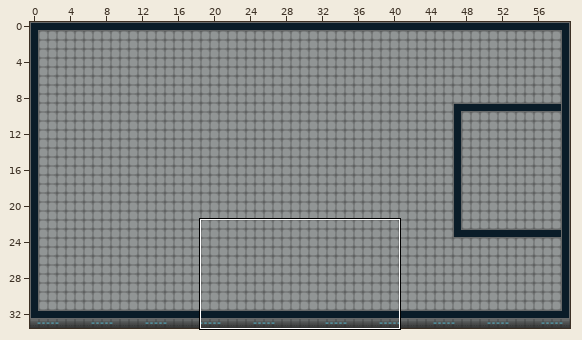
A Tiled map gets an edit: Map/Test/Test.tmx. The picture above shows the old version from afar; the outline marks the close-up.
Close-up. As it was:
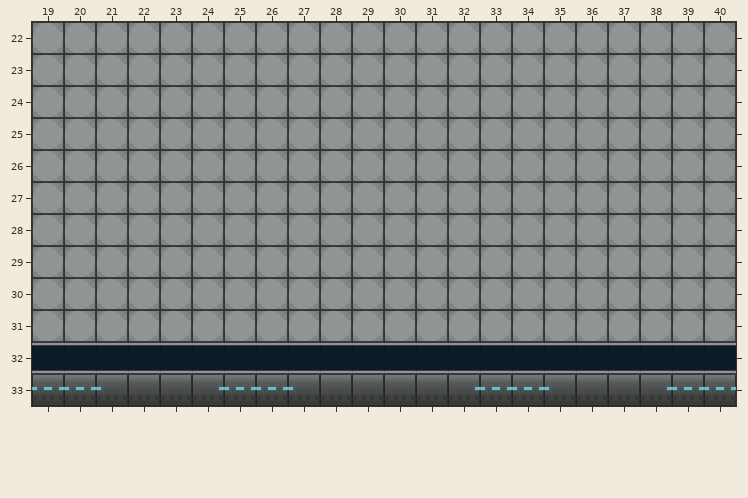
Cells are 32x32 px. Shown: x 19..40, y 22..33. The commit also changed other parts of the map, which this record leaves out.
Once edited:
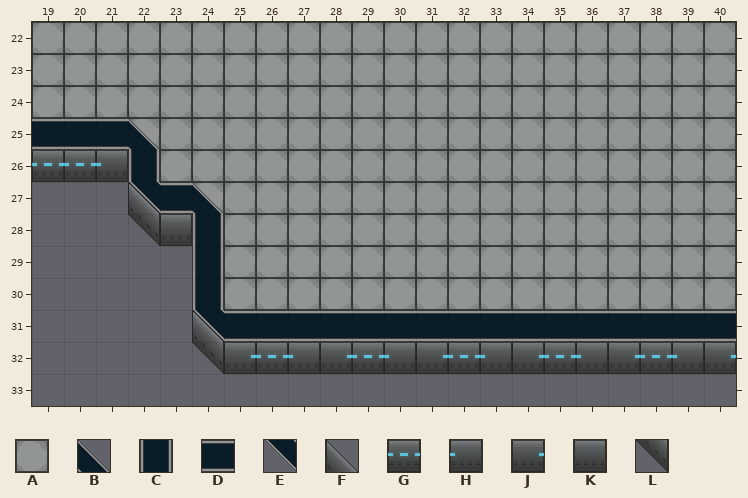
Key: from "Ship": A 17, B 18, C 26, D 32, E 52, F 53, G 56, H 57, J 58, K 59, L 61.
_ is an empty cell, . an unchanged one.
Tiles of an added or newly shown layer are drawn over the layers below it.
From old to new:
--- layer "Calque de Tuiles 1"
@@ x 19..40 @@
-25 AAA...................
-26 AAAA..................
-27 AAAAA.................
-28 AAAAAA................
-29 AAAAAA................
-30 AAAAAA................
-31 AAAAAAAAAAAAAAAAAAAAAA
-32 DDDDDDDDDDDDDDDDDDDDDD
-33 GGHKKJGGHKKKKJGGHKKJGG
+25 DDD...................
+26 GGHC..................
+27 ___FD.................
+28 ___LKC................
+29 _____C................
+30 _____C................
+31 _____FDDDDDDDDDDDDDDDD
+32 _____LJGHJGHJGHJGHJGHJ
+33 ______________________
--- layer "Tile Layer 2" (added)
@@ x 22..22 @@
-25 _
+25 B
@@ x 22..24 @@
-27 _._
+27 E.B
@@ x 24..24 @@
-31 _
+31 E
